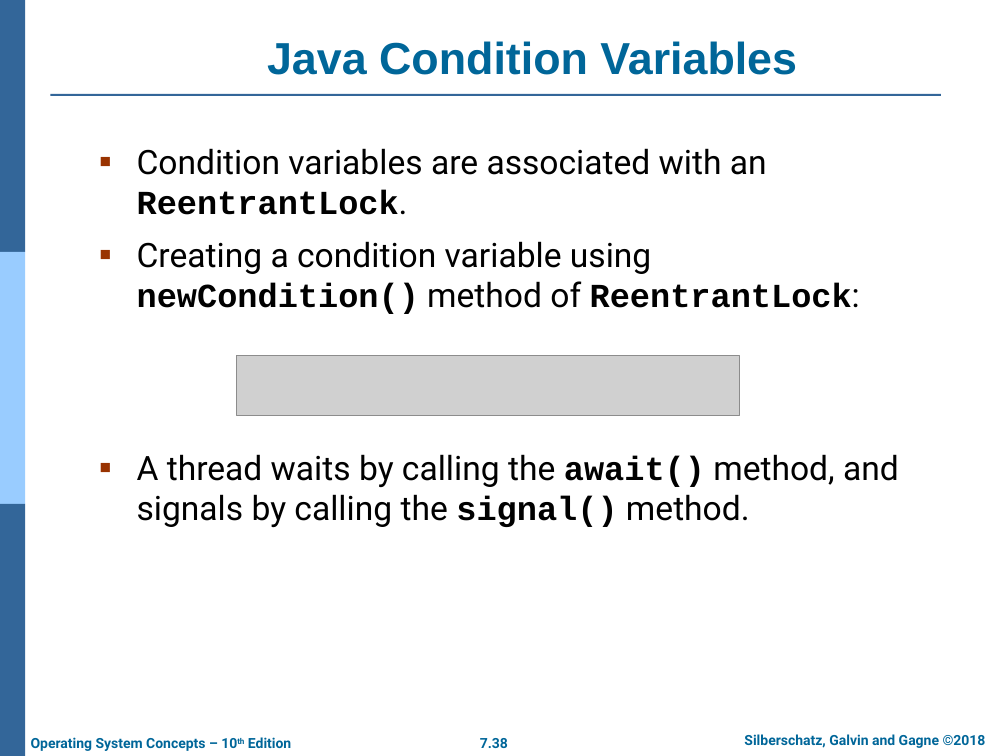
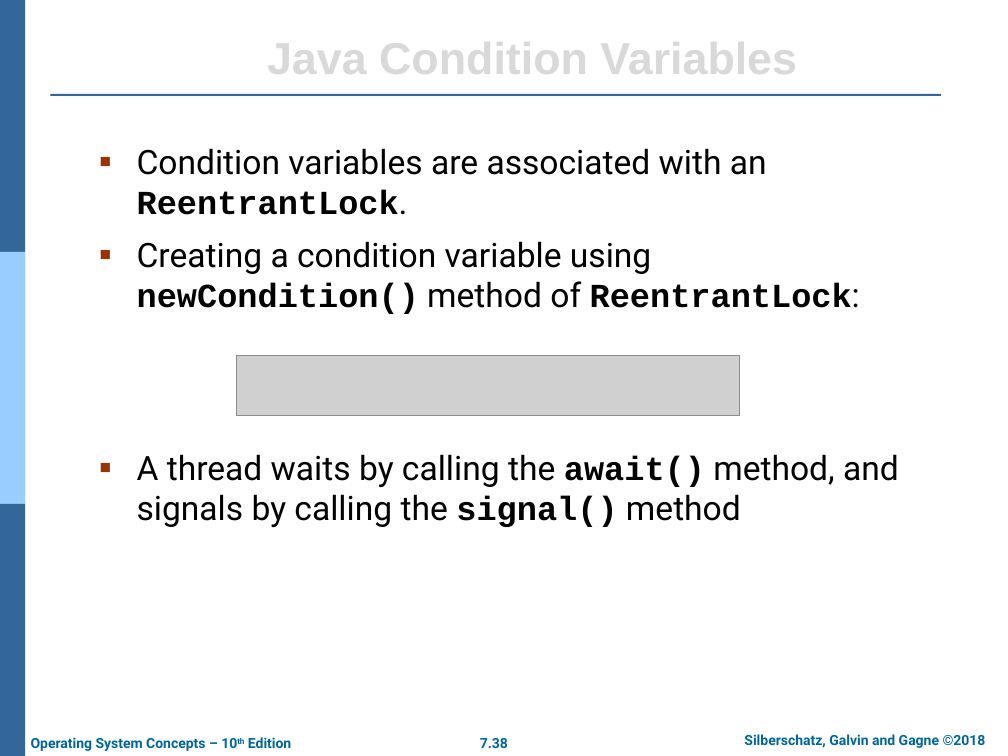
Before and after one commit to chriswjh/chriswjh.github.io, a slide deck: slide 38 of OSu/Chap07.pptx. Drawn at 1008x756 pixels with LibreOffice and Linux fonts; fonts in the diff are those of the drawing; grey boxes stand for pictures; background and template pictures are left out. Boxes give left, top, right and bottom in pixels: in the first picture for what was removed or moved away, otherwise in the second. Text is boxed around its words. In the diff, an @@ line names an element or a change of style, - is before the commit and + after.

```diff
--- a/OSu/Chap07.pptx
+++ b/OSu/Chap07.pptx
@@ title "Java Condition Variables" at box(267, 34, 797, 84): text colour #006699 to #D9D9D9 @@
@@ text at box(137, 454, 899, 527): text changed @@
-▪ A thread waits by calling the await() method, and signals by calling the signal() method.
+▪ A thread waits by calling the await() method, and signals by calling the signal() method
```
Also in this commit, not shown: 12 other slides changed, 2 other files.
